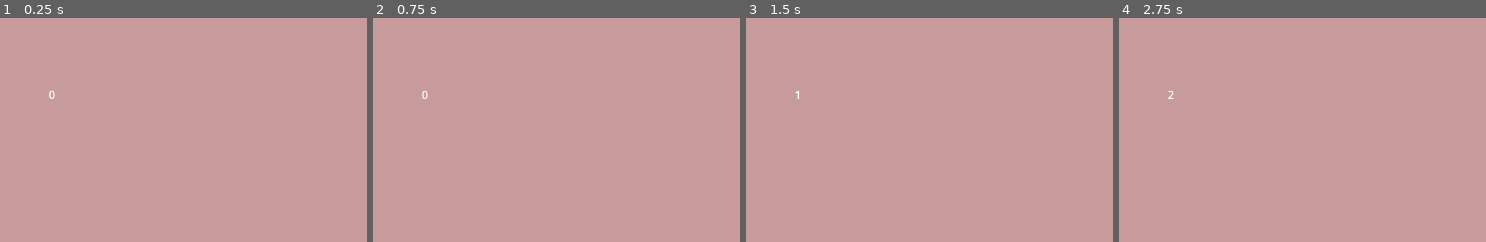
Above: before the commit, frames 1-4 (left to right).
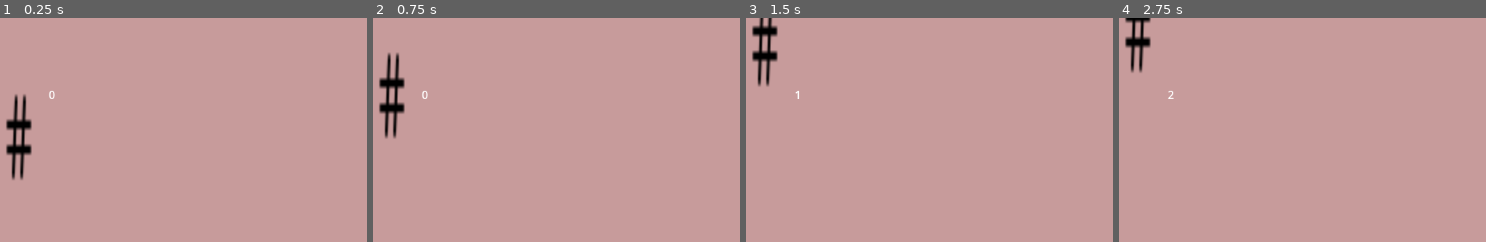
Above: after the commit, the same moments.

Repository: recursionBlack/godotLearn
Game: Godot game, scene res://地图/node.tscn
Two runs of this game, one before a commit and one after it. Both use one fixed random seed, a clock stepped at 60 frames per second and the inputs below. The project has no main scene, so this scene is started directly.
Inputs:
- Up to frame 1 (0.25 s): no input
- Up to frame 2 (0.75 s): hold W (玩家1上, bound only after the commit) from 0.53 s (still down)
- Up to frame 3 (1.5 s): tap S (玩家1下, bound only after the commit) at 0.8, 1.35 s; release W (玩家1上, bound only after the commit) at 1.28 s
- Up to frame 4 (2.75 s): tap W (玩家1上, bound only after the commit) at 1.55 s; hold W (玩家1上, bound only after the commit) from 2.03 s (still down); tap S (玩家1下, bound only after the commit) at 2.3 s
The pictures show only the part of the screen within x 0-50%, y 0-50%; the shares and areas given below are measured in that part.

The runs differ from the first frame. In frame 1, 1.4% of the frame differs, in the area x 1-9%, y 33-73%; in frame 2, 1.4%, in the area x 1-9%, y 15-55%; in frame 3, 1.2%; in frame 4, 0.9%.

Commit message:
10-梦回1972Pong（三）

Diff:
--- /dev/null
+++ b/pong/paddle.svg
@@ -0,0 +1 @@
+<svg xmlns="http://www.w3.org/2000/svg" width="24" height="24" viewBox="0 0 24 24" fill="none" stroke="currentColor" stroke-width="2" stroke-linecap="round" stroke-linejoin="round" class="feather feather-hash"><line x1="4" y1="9" x2="20" y2="9"></line><line x1="4" y1="15" x2="20" y2="15"></line><line x1="10" y1="3" x2="8" y2="21"></line><line x1="16" y1="3" x2="14" y2="21"></line></svg>
--- a/pong/project.godot
+++ b/pong/project.godot
@@ -18,6 +18,29 @@
 
 CountScore="*uid://c8esvy1rdtayl"
 
+[input]
+
+"玩家1上"={
+"deadzone": 0.2,
+"events": [Object(InputEventKey,"resource_local_to_scene":false,"resource_name":"","device":0,"window_id":0,"alt_pressed":false,"shift_pressed":false,"ctrl_pressed":false,"meta_pressed":false,"pressed":false,"keycode":0,"physical_keycode":87,"key_label":0,"unicode":0,"location":0,"echo":false,"script":null)
+]
+}
+"玩家1下"={
+"deadzone": 0.2,
+"events": [Object(InputEventKey,"resource_local_to_scene":false,"resource_name":"","device":0,"window_id":0,"alt_pressed":false,"shift_pressed":false,"ctrl_pressed":false,"meta_pressed":false,"pressed":false,"keycode":0,"physical_keycode":83,"key_label":0,"unicode":0,"location":0,"echo":false,"script":null)
+]
+}
+"玩家2上"={
+"deadzone": 0.2,
+"events": [Object(InputEventKey,"resource_local_to_scene":false,"resource_name":"","device":0,"window_id":0,"alt_pressed":false,"shift_pressed":false,"ctrl_pressed":false,"meta_pressed":false,"pressed":false,"keycode":0,"physical_keycode":4194320,"key_label":0,"unicode":0,"location":0,"echo":false,"script":null)
+]
+}
+"玩家2下"={
+"deadzone": 0.2,
+"events": [Object(InputEventKey,"resource_local_to_scene":false,"resource_name":"","device":0,"window_id":0,"alt_pressed":false,"shift_pressed":false,"ctrl_pressed":false,"meta_pressed":false,"pressed":false,"keycode":0,"physical_keycode":4194322,"key_label":0,"unicode":0,"location":0,"echo":false,"script":null)
+]
+}
+
 [physics]
 
 3d/physics_engine="Jolt Physics"
--- a/pong/地图/node.tscn
+++ b/pong/地图/node.tscn
@@ -5,6 +5,7 @@
 [ext_resource type="PackedScene" uid="uid://beqdim0byrqh2" path="res://小球/area_2d.tscn" id="3_0riei"]
 [ext_resource type="Script" uid="uid://c34jybawoud6" path="res://地图/area_2d_4.gd" id="4_25082"]
 [ext_resource type="PackedScene" uid="uid://by5ju0r21t6pd" path="res://积分场景/node.tscn" id="5_r4s4s"]
+[ext_resource type="PackedScene" uid="uid://4otdq5cpjqm7" path="res://玩家/玩家1/area_2d.tscn" id="6_ye0rp"]
 
 [sub_resource type="RectangleShape2D" id="RectangleShape2D_x6ktk"]
 size = Vector2(20, 657)
@@ -59,3 +60,5 @@
 shape = SubResource("RectangleShape2D_0riei")
 
 [node name="Node" parent="." unique_id=2119585985 instance=ExtResource("5_r4s4s")]
+
+[node name="Area2D6" parent="." unique_id=54661693 instance=ExtResource("6_ye0rp")]
--- /dev/null
+++ b/pong/玩家/玩家1/area_2d.gd
@@ -0,0 +1,14 @@
+extends Area2D
+
+
+func _physics_process(delta: float) -> void:
+	for i in get_overlapping_areas():
+		if i.is_in_group("Ball"):
+			i.vec.x = 5
+	var y1 = Input.get_action_strength("玩家1上")*5
+	var y2 = Input.get_action_strength("玩家1下")*5
+	var y3 = self.position.y - y1 + y2
+	if y3 > 16:
+		if y3 < 630:
+			self.position.y = self.position.y - y1 + y2
+	pass
--- /dev/null
+++ b/pong/玩家/玩家1/area_2d.tscn
@@ -0,0 +1,18 @@
+[gd_scene format=3 uid="uid://4otdq5cpjqm7"]
+
+[ext_resource type="Script" uid="uid://baw14cvb44wb3" path="res://玩家/玩家1/area_2d.gd" id="1_8iynt"]
+[ext_resource type="Texture2D" uid="uid://bia8kidxsltko" path="res://paddle.svg" id="2_0fp31"]
+
+[sub_resource type="RectangleShape2D" id="RectangleShape2D_lv41w"]
+
+[node name="Area2D" type="Area2D" unique_id=54661693]
+position = Vector2(108, 172)
+script = ExtResource("1_8iynt")
+
+[node name="Sprite2D" type="Sprite2D" parent="." unique_id=1290321204]
+scale = Vector2(2, 6)
+texture = ExtResource("2_0fp31")
+
+[node name="CollisionShape2D" type="CollisionShape2D" parent="." unique_id=1756649076]
+scale = Vector2(2, 6)
+shape = SubResource("RectangleShape2D_lv41w")
Not shown, added: pong/export_presets.cfg
Not shown, added: pong/paddle.svg.import
Not shown, added: pong/玩家/玩家1/area_2d.gd.uid
